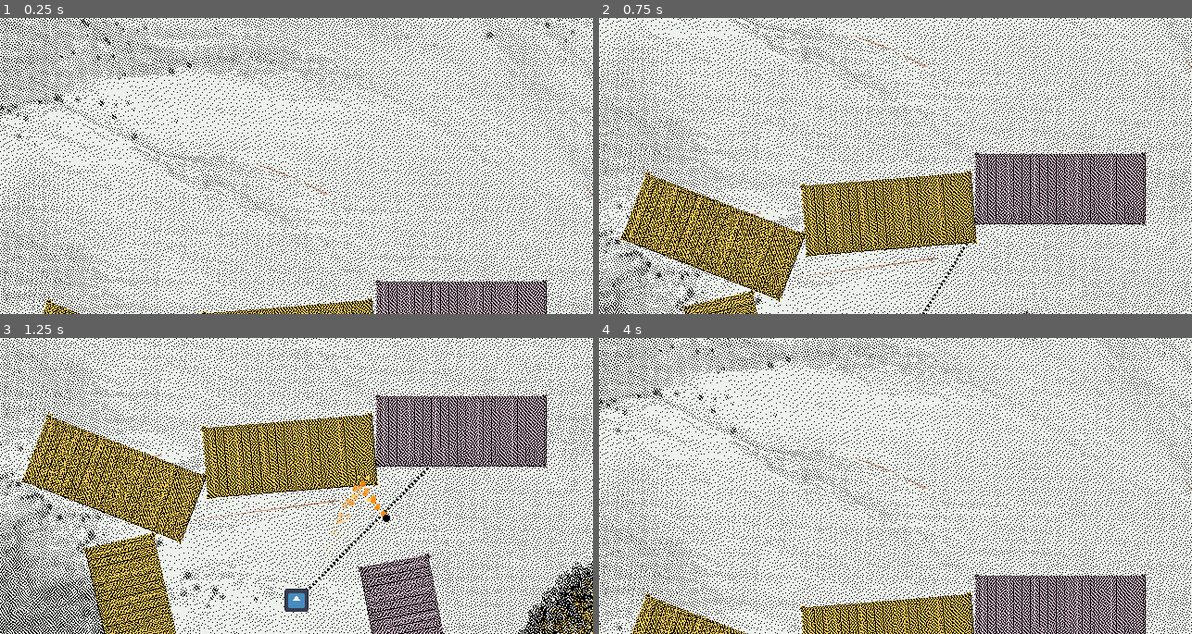
Above: before the commit, frames 1-4 (two rows, left to right).
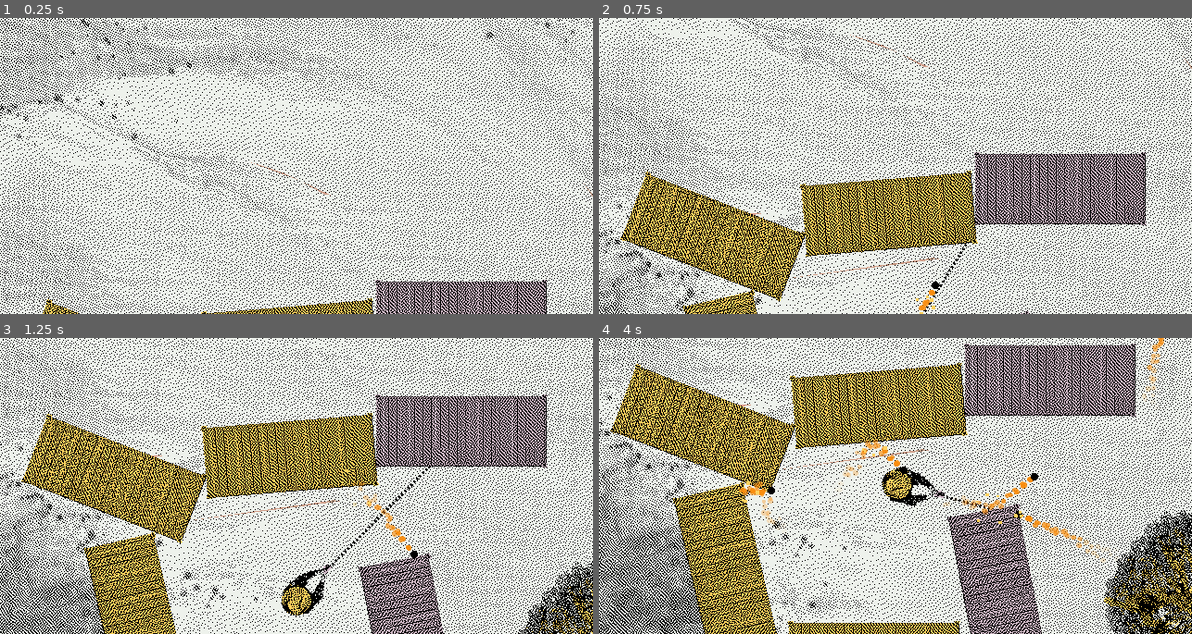
Above: after the commit, the same moments.

Repository: HalfdanBrage/nordicGame
Game: Godot game, scene res://Levels/test-level-1.tscn
Two runs of this game, one before a commit and one after it. Both use one fixed random seed, a clock stepped at 60 frames per second and the inputs below. This scene is started directly instead of the project's main scene. The engine's default icon, where the game draws it, is replaced by a stand-in: a white triangle on a blue panel in a dark square.
Inputs (mouse positions are in pixels of both pictures, inside the frame that each line leads up to):
- Up to frame 1 (0.25 s): no input
- Up to frame 2 (0.75 s): move the mouse to (1025, 151) at 0.52 s; tap Space (shoot) at 0.6 s
- Up to frame 3 (1.25 s): no input
- Up to frame 4 (4 s): move the mouse to (776, 500) at 1.27 s; tap Space (shoot) at 1.35, 2.3, 2.85, 3.6 s; move the mouse to (954, 420) at 2.02 s; tap X (swap) at 2.1 s; move the mouse to (865, 545) at 2.77 s; move the mouse to (1073, 530) at 3.52 s

Frame 1 is identical in both runs. In frame 2, 0.2% of the frame differs, in the area x 53-63%, y 76-100%; in frame 3, 1.3%; in frame 4, 53%, in the area x 0-100%, y 0-100%.

Commit message:
now uses player sprite

Diff:
--- a/Entities/Player/player.gd
+++ b/Entities/Player/player.gd
@@ -5,6 +5,7 @@
 @export var is_level_1 = false
 
 const BULLET_RES = preload("res://Entities/Bullet/bullet.tscn")
+const BULLET_SPAWN_OFFSET = Vector2(50, 0)
 
 @export var bullet: Bullet = null
 
@@ -13,11 +14,16 @@
 
 var can_swap = true
 
+var angle
+
 func _ready():
 	Levelmanager.set_player(self)
 
 func _physics_process(delta):
 	set_ray_cast()
+	angle = get_aim_angle().angle()
+	$AnimatedSprite2D.rotation = angle - PI * 0.5
+	$AimLine.set_point_position(0, BULLET_SPAWN_OFFSET.rotated(angle))
 
 func _input(event):
 	if Input.is_action_just_pressed("swap"):
@@ -72,7 +78,7 @@
 		disable_bullet()
 		var new_bullet = BULLET_RES.instantiate()
 		new_bullet.dir = aim_dir
-		new_bullet.position = position
+		new_bullet.position = position + BULLET_SPAWN_OFFSET.rotated(angle)
 		bullet = new_bullet
 		get_parent().add_child(new_bullet)
 		new_bullet.activate()
--- a/Entities/Player/player.tscn
+++ b/Entities/Player/player.tscn
@@ -1,14 +1,14 @@
 [gd_scene load_steps=6 format=3 uid="uid://mgb64uhgo0cu"]
 
-[ext_resource type="Texture2D" uid="uid://bnfcc2ttwo4yc" path="res://icon.svg" id="1_6n4pr"]
 [ext_resource type="Script" path="res://Entities/Player/player.gd" id="1_iue56"]
-[ext_resource type="Texture2D" uid="uid://ds864k1kbls3h" path="res://Assets/Texture/dashed_texture.png" id="2_j3pj5"]
+[ext_resource type="Texture2D" uid="uid://dm24o6fn7v3v5" path="res://Assets/Texture/dashed_texture.png" id="2_j3pj5"]
+[ext_resource type="Texture2D" uid="uid://bm88b8iry4itf" path="res://Assets/Player/player_aim.png" id="3_fulid"]
 
 [sub_resource type="SpriteFrames" id="SpriteFrames_pe4d0"]
 animations = [{
 "frames": [{
 "duration": 1.0,
-"texture": ExtResource("1_6n4pr")
+"texture": ExtResource("3_fulid")
 }],
 "loop": true,
 "name": &"default",
@@ -16,14 +16,16 @@
 }]
 
 [sub_resource type="CircleShape2D" id="CircleShape2D_2rk2y"]
+radius = 15.0
 
 [node name="Player" type="CharacterBody2D"]
+texture_filter = 1
 collision_layer = 4
 script = ExtResource("1_iue56")
 
 [node name="AimLine" type="Line2D" parent="."]
 texture_repeat = 2
-points = PackedVector2Array(1, 0, 50, -74)
+points = PackedVector2Array(32, -36, 50, -74)
 width = 3.0
 default_color = Color(0.768627, 0, 0, 1)
 texture = ExtResource("2_j3pj5")
@@ -31,8 +33,9 @@
 
 [node name="AnimatedSprite2D" type="AnimatedSprite2D" parent="."]
 position = Vector2(-2.38419e-07, 4.76837e-07)
-scale = Vector2(0.2, 0.2)
+rotation = 1.91986
 sprite_frames = SubResource("SpriteFrames_pe4d0")
+offset = Vector2(2, 2)
 
 [node name="CollisionShape2D" type="CollisionShape2D" parent="."]
 shape = SubResource("CircleShape2D_2rk2y")
--- a/music/chill.tscn
+++ b/music/chill.tscn
@@ -4,3 +4,5 @@
 
 [node name="MusicPlayer" type="AudioStreamPlayer"]
 stream = ExtResource("1_3dq57")
+
+[connection signal="finished" from="." to="." method="play"]
--- a/music/splash.tscn
+++ b/music/splash.tscn
@@ -4,3 +4,5 @@
 
 [node name="MusicPlayer" type="AudioStreamPlayer"]
 stream = ExtResource("1_3bs4l")
+
+[connection signal="finished" from="." to="." method="play"]
Not shown: 1 places in Entities/Bullet/bullet.tscn that only renumber resources
Not shown: 1 places in Menus/MainScreen/main.tscn that only renumber resources
